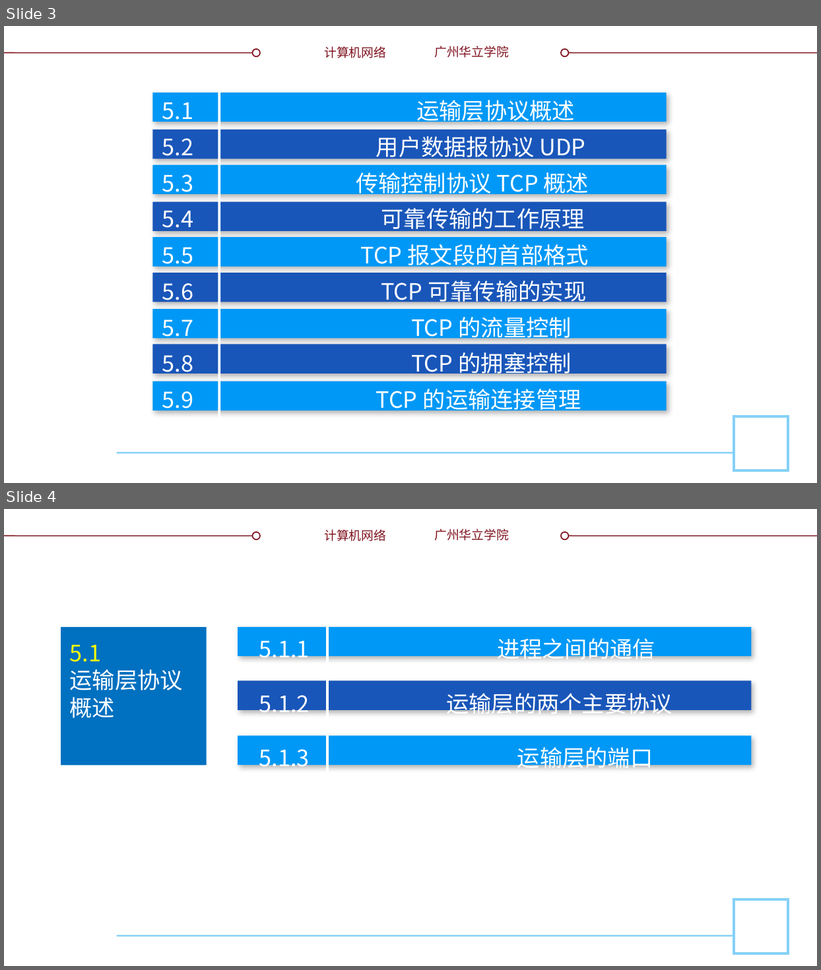
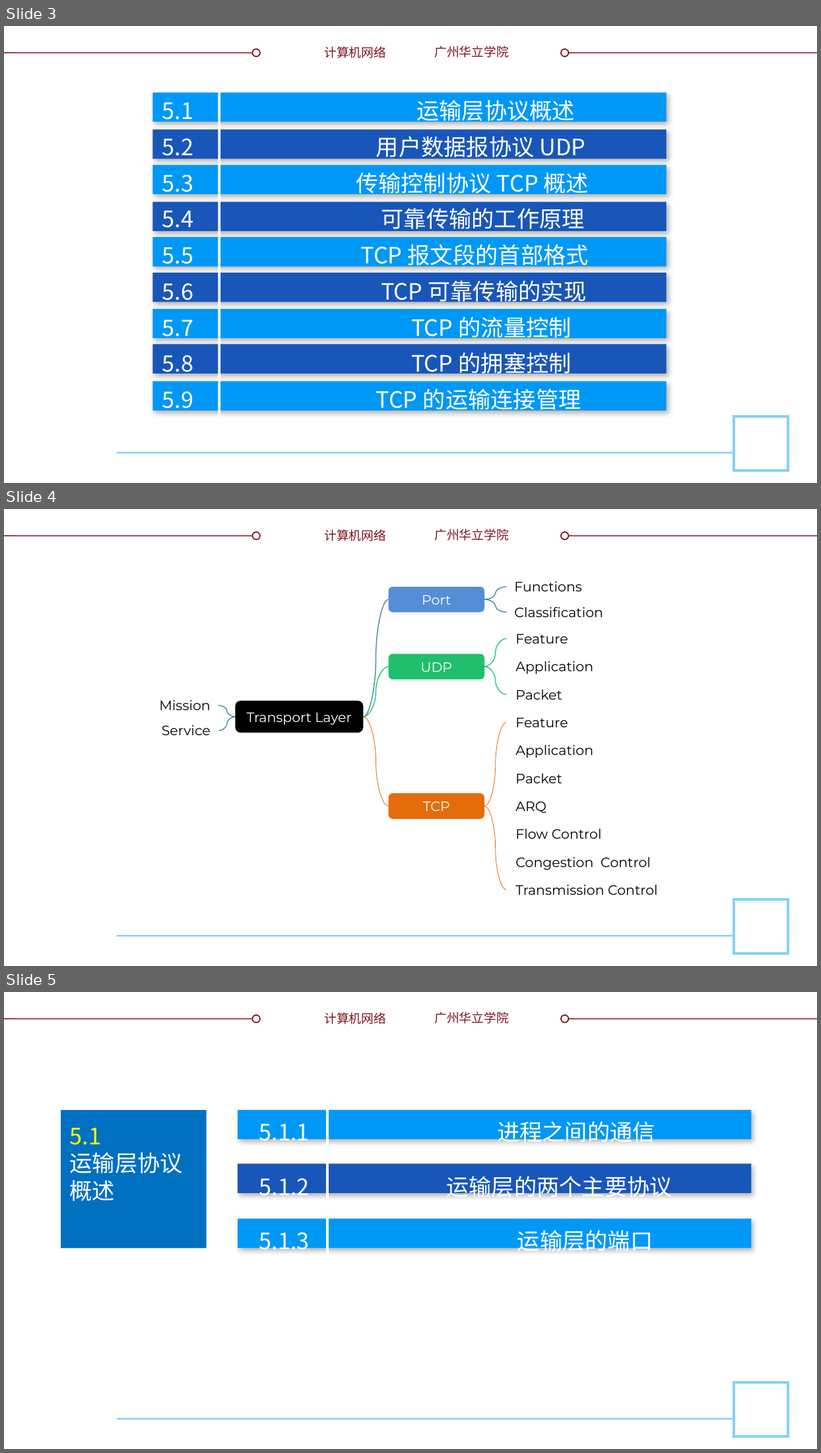
Before and after one commit to glplaman/glplaman.github.io, a slide deck: network/ppt/chap5.pptx. Shown one above the other, each under a label of ours: slides 3 and 4 before the commit, slides 3, 4 and 5 after it. The pictures are 821x970 and 821x1453 pixels, drawn with LibreOffice and Linux fonts; fonts in the diff are those of the drawing; background and template pictures are left out. Boxes give left, top, right and bottom in pixels: in the first picture for what was removed or moved away, otherwise in the second. Text is boxed around its words. In the diff, an @@ line names an element or a change of style, - is before the commit and + after.

```diff
--- a/network/ppt/chap5.pptx
+++ b/network/ppt/chap5.pptx
@@ slide 4 added at <box>4,509,817,966</box>, background #FFFFFF; not listed: 9 template elements that a slide beside it also shows @@
@@ rounded rectangle added at <box>389,587,484,612</box>, fill #558ED5, 12 pt, text #FFFFFF @@
+Port
@@ curved line added from (484, 599) to (506, 587), #31859C 0.75 pt @@
@@ text added at <box>514,582,582,591</box>, 12 pt, text #000000 @@
+Functions
@@ curved line added from (364, 717) to (389, 599), #31859C 0.75 pt @@
@@ curved line added from (484, 599) to (506, 612), #31859C 0.75 pt @@
@@ text added at <box>514,607,603,617</box>, 12 pt, text #000000 @@
+Classification
@@ curved line added from (484, 667) to (506, 639), #20BF6B 0.75 pt @@
@@ text added at <box>516,634,568,644</box>, 12 pt, text #000000 @@
+Feature
@@ curved line added from (364, 717) to (389, 667), #20BF6B 0.75 pt @@
@@ rounded rectangle added at <box>389,654,484,679</box>, fill #20BF6B, 12 pt, text #FFFFFF @@
+UDP
@@ curved line added from (484, 667) to (506, 694), #20BF6B 0.75 pt @@
@@ text added at <box>516,661,593,674</box>, 12 pt, text #000000 @@
+Application
@@ text added at <box>159,700,210,710</box>, 12 pt, text #000000 @@
+Mission
@@ curved line added from (235, 717) to (218, 706), #31859C 0.75 pt @@
@@ rounded rectangle added at <box>235,701,362,733</box>, fill #000000, 12 pt, text #FFFFFF @@
+Transport Layer
@@ text added at <box>516,689,562,700</box>, 12 pt, text #000000 @@
+Packet
@@ text added at <box>162,725,211,735</box>, 12 pt, text #000000 @@
+Service
@@ curved line added from (235, 717) to (218, 731), #31859C 0.75 pt @@
@@ curved line added from (364, 717) to (389, 807), #E46C0A 0.5 pt @@
@@ curved line added from (506, 723) to (484, 807), #E46C0A 0.5 pt @@
@@ text added at <box>516,718,568,727</box>, 12 pt, text #000000 @@
+Feature
@@ text added at <box>516,745,593,758</box>, 12 pt, text #000000 @@
+Application
@@ text added at <box>516,773,562,784</box>, 12 pt, text #000000 @@
+Packet
@@ rounded rectangle added at <box>389,793,484,819</box>, fill #E46C0A, 12 pt, text #FFFFFF @@
+TCP
@@ text added at <box>516,801,547,813</box>, 12 pt, text #000000 @@
+ARQ
@@ curved line added from (484, 807) to (506, 890), #E46C0A 0.5 pt @@
@@ text added at <box>516,828,602,839</box>, 12 pt, text #000000 @@
+Flow Control
@@ text added at <box>516,857,651,870</box>, 12 pt, text #000000 @@
+Congestion Control
@@ text added at <box>516,885,658,895</box>, 12 pt, text #000000 @@
+Transmission Control
@@ what was slide 4 is now slide 5 @@
```
Also in this commit, not shown: 2 slides changed, 1 other slide added, 7 other files.
